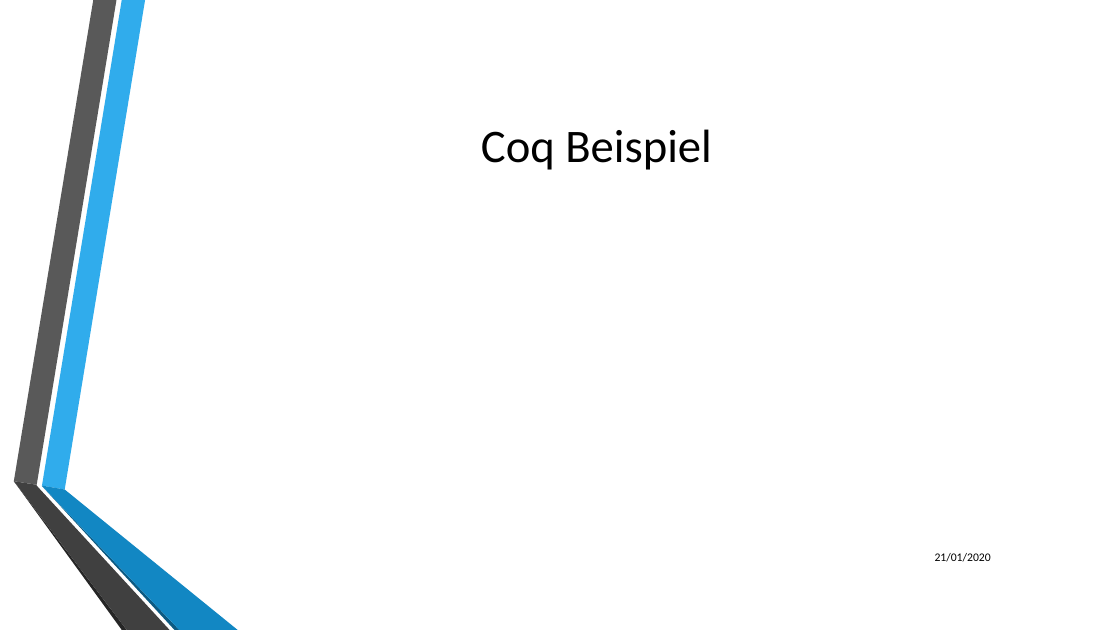
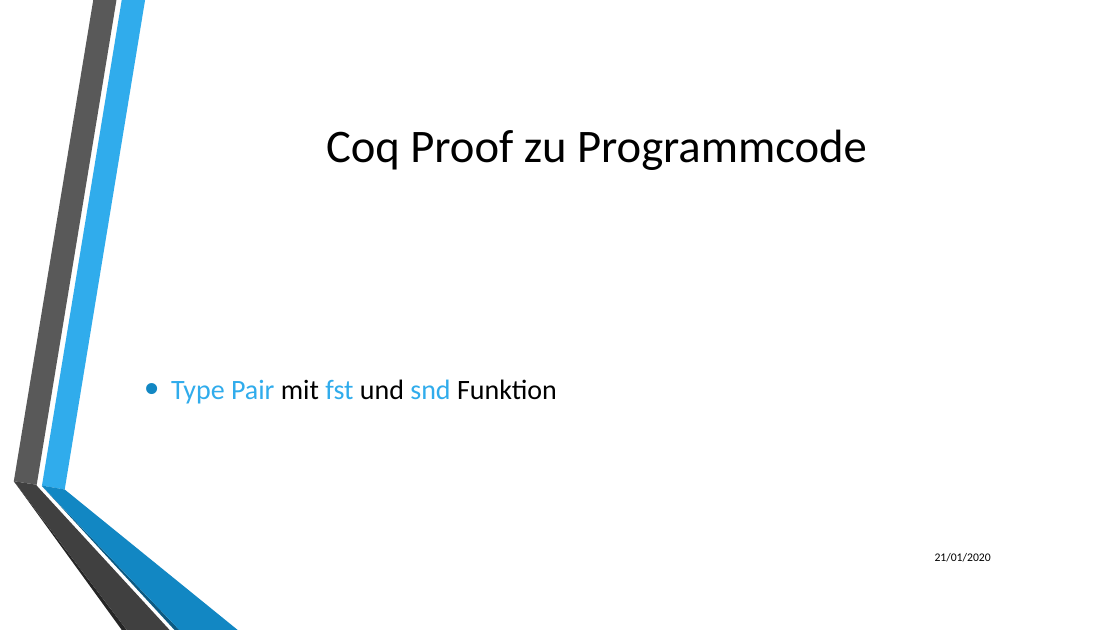
Before and after one commit to LukasKiederle/seminar-coq, a slide deck: slide 20 of final-presentation.pptx (slide 13 before the commit). Drawn at 1120x630 pixels with LibreOffice and Linux fonts; fonts in the diff are those of the drawing; background and template pictures are left out. Boxes give left, top, right and bottom in pixels: in the first picture for what was removed or moved away, otherwise in the second. Text is boxed around its words. In the diff, an @@ line names an element or a change of style, - is before the commit and + after.

Commit message:
first finished type for presentation

```diff
--- a/final-presentation.pptx
+++ b/final-presentation.pptx
@@ title at bbox=[326, 129, 867, 170]: text changed @@
-Coq Beispiel
+Coq Proof zu Programmcode
@@ text added at bbox=[171, 379, 557, 404], 24 pt, text #30ACEC @@
+• Type Pair mit fst und snd Funktion
```
Also in this commit, not shown: 5 other slides changed, 11 slides added.
